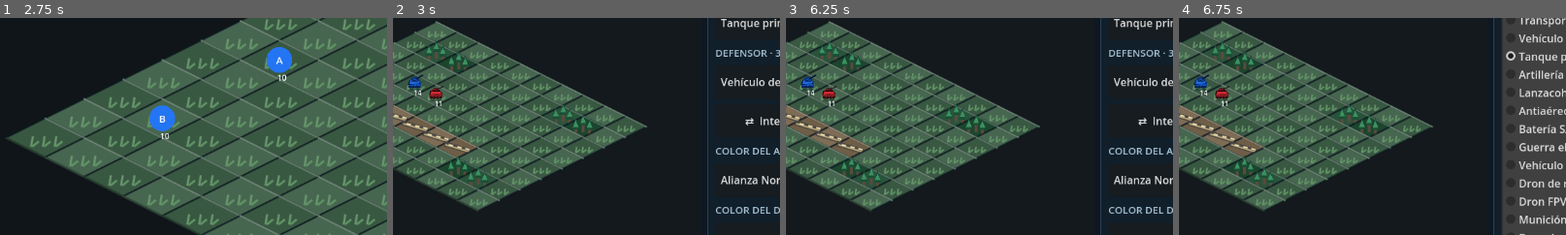
Above: before the commit, frames 1-4 (left to right).
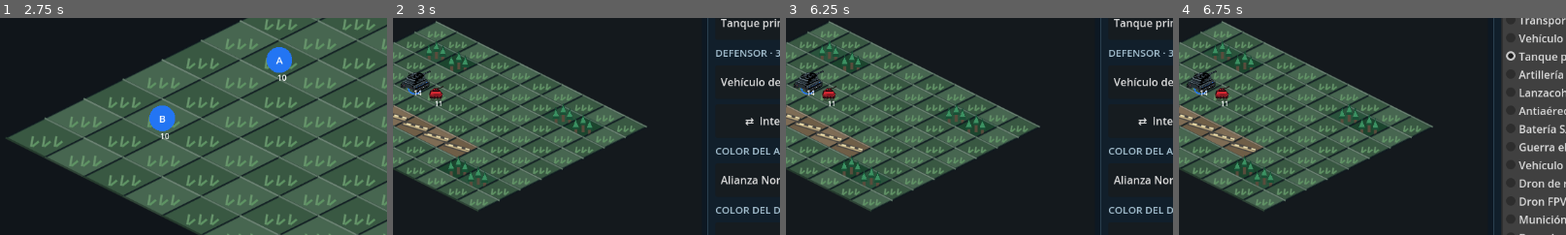
Above: after the commit, the same moments.

Repository: edwinrodri12/Tarvoka
Game: Godot game, scene res://scenes/Main.tscn
Same seed, same stepped clock (60 frames per second), same inputs: the game is played once before the commit and once after it.
Inputs:
- Up to frame 1 (2.75 s): click "Ampliar mapa" at 0.5 s; click "Ejército" at 1.25 s; click "Vista" at 2 s
- Up to frame 2 (3 s): click "Lab" at 2.75 s
- Up to frame 3 (6.25 s): click "Volver a la partida" at 3.5 s; click "Ejército" at 4.25 s; click "Vista" at 5 s; click "Lab" at 5.75 s
- Up to frame 4 (6.75 s): click "Tanque principal" at 6.5 s
The pictures show only the part of the screen within x 24-74%, y 31-81%; the shares and areas given below are measured in that part.

Frame 1 is identical in both runs. In frame 2, 0.5% of the frame differs, in the area x 2-10%, y 24-36%; in frame 3, 0.5%; in frame 4, 0.5%.
Error before the commit: Parse Error: Identifier "stage" not declared in the current scope. (res://scripts/ui/TankDamage3D.gd:172)

Commit message:
fix(g09): apply V13 damage visibility in apply_stage, not prepare

Diff:
--- a/scripts/ui/TankDamage3D.gd
+++ b/scripts/ui/TankDamage3D.gd
@@ -155,32 +155,6 @@
 static func prepare(model: Node3D) -> bool:
     if model == null or model.find_child(ROOT,true,false) != null:
         return false
-    # V13 replaces the uninterrupted V12 side plates and old bustle.
-    # Enforce this across ALL five stages; legacy V12 restore code above
-    # must not resurrect geometry concealed by the newer optional sculpt.
-    if model.get_meta("tarvoka_mbt_segmented_v13",false):
-        for old_name in ["G09V12DefensaOrugaAngular_-1",
-                "G09V12DefensaOrugaAngular_1",
-                "G09V12AlmacenBlindadoPosterior"]:
-            var concealed: Node3D = model.find_child(old_name,true,false) as Node3D
-            if concealed != null:
-                concealed.visible = false
-        for part in model.find_children("G09V13FaldonSegmentado_*",
-                "MeshInstance3D",true,false):
-            var is_rear_hit: bool = str(part.name).ends_with("_1_03") or \
-                str(part.name).ends_with("_1_04")
-            part.visible = stage < 4 and not (stage >= 3 and is_rear_hit)
-        for seam in model.find_children("G09V13RibeteFaldon_*",
-                "MeshInstance3D",true,false):
-            var torn: bool = str(seam.name).ends_with("_1_03") or \
-                str(seam.name).ends_with("_1_04")
-            seam.visible = stage < 4 and not (stage >= 3 and torn)
-        for name in ["G09V13BastionMunicionesContinuo",
-                "G09V13RejillaPosterior","G09V13VigaBastion_-1",
-                "G09V13VigaBastion_1"]:
-            var aft: Node3D = model.find_child(name,true,false) as Node3D
-            if aft != null:
-                aft.visible = stage < 4
     var turret: Node3D = model.find_child(TURRET,true,false) as Node3D
     var gun: Node3D = model.find_child(GUN,true,false) as Node3D
     if turret == null or gun == null:
@@ -388,6 +362,32 @@
         var v12_upper: Node3D = model.find_child(part_name,true,false) as Node3D
         if v12_upper != null:
             v12_upper.visible = stage < 4
+    # V13 replaces the uninterrupted V12 side plates and old bustle.
+    # Enforce this across ALL five stages; legacy V12 restore code above
+    # must not resurrect geometry concealed by the newer optional sculpt.
+    if model.get_meta("tarvoka_mbt_segmented_v13",false):
+        for old_name in ["G09V12DefensaOrugaAngular_-1",
+                "G09V12DefensaOrugaAngular_1",
+                "G09V12AlmacenBlindadoPosterior"]:
+            var concealed: Node3D = model.find_child(old_name,true,false) as Node3D
+            if concealed != null:
+                concealed.visible = false
+        for part in model.find_children("G09V13FaldonSegmentado_*",
+                "MeshInstance3D",true,false):
+            var is_rear_hit: bool = str(part.name).ends_with("_1_03") or \
+                str(part.name).ends_with("_1_04")
+            part.visible = stage < 4 and not (stage >= 3 and is_rear_hit)
+        for seam in model.find_children("G09V13RibeteFaldon_*",
+                "MeshInstance3D",true,false):
+            var torn: bool = str(seam.name).ends_with("_1_03") or \
+                str(seam.name).ends_with("_1_04")
+            seam.visible = stage < 4 and not (stage >= 3 and torn)
+        for name in ["G09V13BastionMunicionesContinuo",
+                "G09V13RejillaPosterior","G09V13VigaBastion_-1",
+                "G09V13VigaBastion_1"]:
+            var aft: Node3D = model.find_child(name,true,false) as Node3D
+            if aft != null:
+                aft.visible = stage < 4
     var turret: Node3D = model.find_child(TURRET,true,false) as Node3D
     var gun: Node3D = model.find_child(GUN,true,false) as Node3D
     if turret != null:
